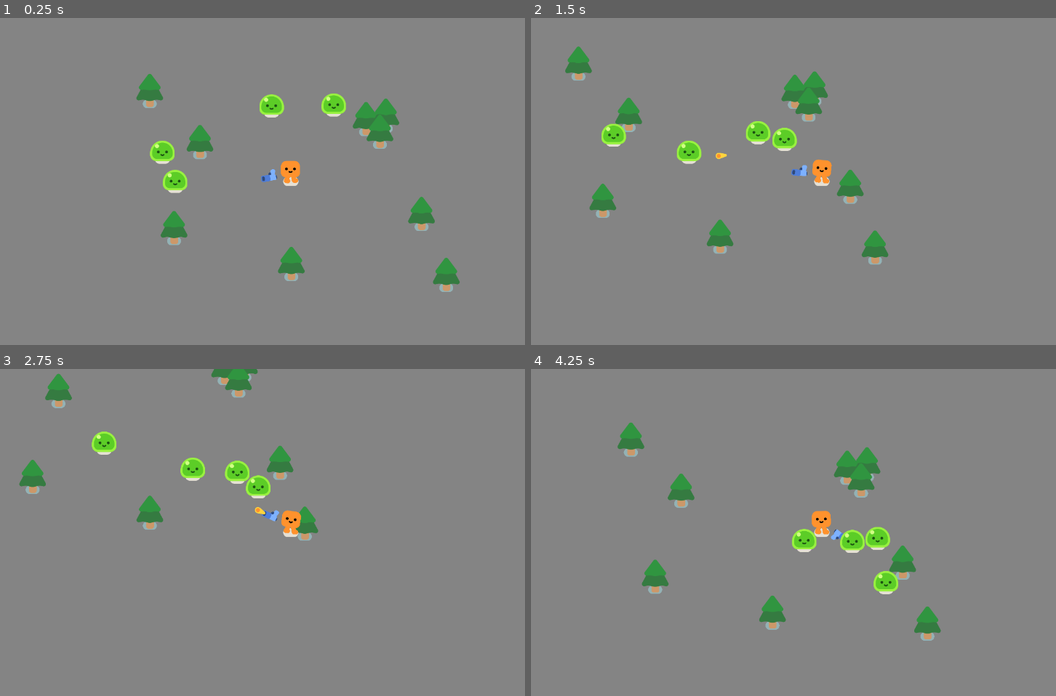
Above: before the commit, frames 1-4 (two rows, left to right).
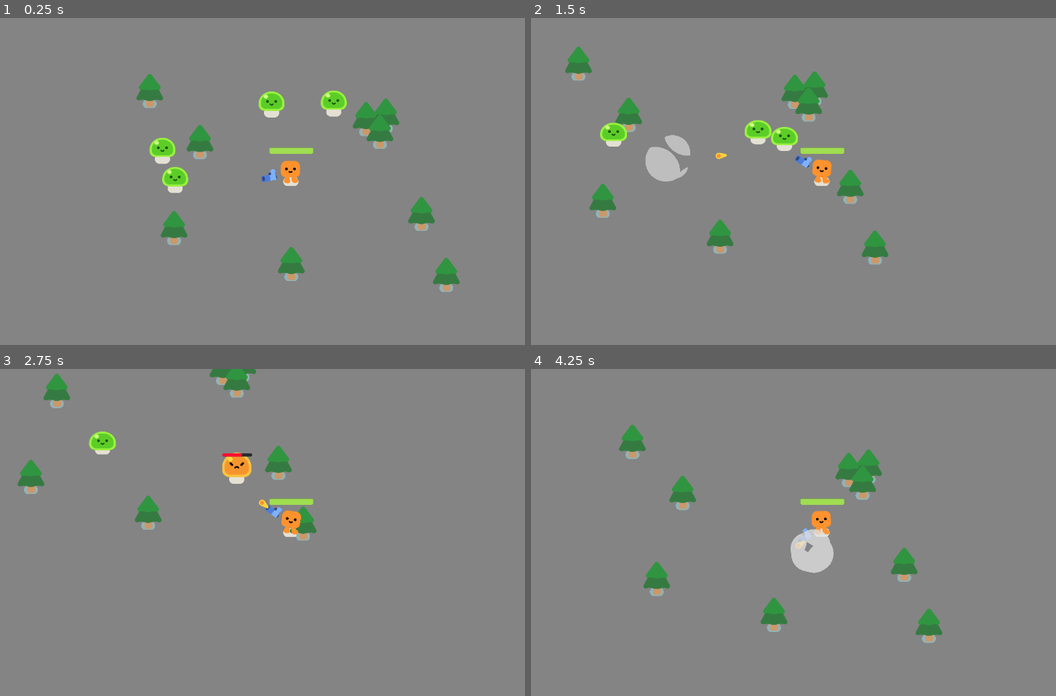
Above: after the commit, the same moments.

Repository: jardelguim/your-first-2d-game-GDQUEST
Game: Godot game, scene res://scenes/game.tscn
The game is run twice, just before and just after one commit, with the same random seed, the same clock (stepped at 60 frames per second) and the same inputs.
Inputs:
- Up to frame 1 (0.25 s): no input
- Up to frame 2 (1.5 s): hold D (move_right) 0.53-1.28 s; hold S (move_down) from 1.28 s (still down)
- Up to frame 3 (2.75 s): release S (move_down) at 2.03 s; hold D (move_right) from 2.03 s (still down)
- Up to frame 4 (4.25 s): release D (move_right) at 2.78 s; hold W (move_up) 2.78-3.53 s; hold A (move_left) from 3.53 s (still down)

The runs differ from the first frame. In frame 1, 1.0% of the frame differs, in the area x 28-67%, y 22-53%; in frame 2, 1.8%; in frame 3, 2.0%; in frame 4, 3.1%, in the area x 16-79%, y 16-84%.

Commit message:
more changes

Diff:
--- a/scenes/mob.tscn
+++ b/scenes/mob.tscn
@@ -6,6 +6,20 @@
 [sub_resource type="CircleShape2D" id="CircleShape2D_71rcx"]
 radius = 54.00926
 
+[sub_resource type="StyleBoxFlat" id="StyleBoxFlat_bsing"]
+bg_color = Color(0.15294118, 0.16862746, 0.1882353, 1)
+corner_radius_top_left = 8
+corner_radius_top_right = 8
+corner_radius_bottom_right = 8
+corner_radius_bottom_left = 8
+
+[sub_resource type="StyleBoxFlat" id="StyleBoxFlat_d4cuo"]
+bg_color = Color(1, 0.05490196, 0.1882353, 1)
+corner_radius_top_left = 8
+corner_radius_top_right = 8
+corner_radius_bottom_right = 8
+corner_radius_bottom_left = 8
+
 [node name="Mob" type="CharacterBody2D" unique_id=409689519]
 collision_layer = 2
 collision_mask = 3
@@ -13,7 +27,20 @@
 script = ExtResource("1_bsing")
 
 [node name="Slime" parent="." unique_id=2008890567 instance=ExtResource("2_d4cuo")]
+unique_name_in_owner = true
 
 [node name="CollisionShape2D" type="CollisionShape2D" parent="." unique_id=878548615]
 position = Vector2(0, -26)
 shape = SubResource("CircleShape2D_71rcx")
+
+[node name="ProgressBar" type="ProgressBar" parent="." unique_id=185094395]
+unique_name_in_owner = true
+offset_left = -64.0
+offset_top = -113.0
+offset_right = 68.0
+offset_bottom = -100.0
+theme_override_styles/background = SubResource("StyleBoxFlat_bsing")
+theme_override_styles/fill = SubResource("StyleBoxFlat_d4cuo")
+max_value = 3.0
+value = 3.0
+show_percentage = false
--- a/scenes/player.tscn
+++ b/scenes/player.tscn
@@ -5,7 +5,24 @@
 [ext_resource type="PackedScene" uid="uid://chi0wun4m5ssk" path="res://scenes/gun.tscn" id="3_qhqgy"]
 
 [sub_resource type="CircleShape2D" id="CircleShape2D_g2els"]
-radius = 42.0
+radius = 35.057095
+
+[sub_resource type="CircleShape2D" id="CircleShape2D_qhqgy"]
+radius = 41.04875
+
+[sub_resource type="StyleBoxFlat" id="StyleBoxFlat_qhqgy"]
+bg_color = Color(0.15294118, 0.16862746, 0.1882353, 1)
+corner_radius_top_left = 8
+corner_radius_top_right = 8
+corner_radius_bottom_right = 8
+corner_radius_bottom_left = 8
+
+[sub_resource type="StyleBoxFlat" id="StyleBoxFlat_dqkch"]
+bg_color = Color(0.62352943, 0.8666667, 0.31764707, 1)
+corner_radius_top_left = 8
+corner_radius_top_right = 8
+corner_radius_bottom_right = 8
+corner_radius_bottom_left = 8
 
 [node name="Player" type="CharacterBody2D" unique_id=1809900160]
 platform_floor_layers = 4294967040
@@ -22,3 +39,23 @@
 
 [node name="Gun" parent="." unique_id=609271039 instance=ExtResource("3_qhqgy")]
 position = Vector2(0, -39)
+
+[node name="HurtBox" type="Area2D" parent="." unique_id=1970709466]
+unique_name_in_owner = true
+collision_layer = 0
+collision_mask = 2
+
+[node name="CollisionShape2D" type="CollisionShape2D" parent="HurtBox" unique_id=1590390521]
+shape = SubResource("CircleShape2D_qhqgy")
+debug_color = Color(0.71763974, 0.44776165, 0.48515958, 0.41960785)
+
+[node name="ProgressBar" type="ProgressBar" parent="." unique_id=584584929]
+unique_name_in_owner = true
+offset_left = -95.0
+offset_top = -149.0
+offset_right = 99.0
+offset_bottom = -122.0
+theme_override_styles/background = SubResource("StyleBoxFlat_qhqgy")
+theme_override_styles/fill = SubResource("StyleBoxFlat_dqkch")
+value = 100.0
+show_percentage = false
--- a/src/bullet.gd
+++ b/src/bullet.gd
@@ -14,7 +14,9 @@
 		queue_free()
 
 func _on_body_entered(body): # Triggers on collision with another(any) body
+	print("Bullet hit!")
+	print(body.name)
 	queue_free()
 	# Checks if colidded body has "take_damage" function
 	if body.has_method("take_damage"):
-		body.take_damage
+		body.call("take_damage")
--- a/src/mob.gd
+++ b/src/mob.gd
@@ -1,9 +1,31 @@
 extends CharacterBody2D
+
+var health = 3
 
 # Gets the player node at the start of the game
 @onready var player = get_node("/root/Game/Player")
+
+func _ready() -> void:
+	%Slime.play_walk()
+	%ProgressBar.hide()
 
 func _physics_process(delta: float) -> void:
 	var direction = global_position.direction_to(player.global_position)
 	velocity = direction * 300
 	move_and_slide()
+
+
+func take_damage():
+	print("Damage taken!")
+	health -= 1
+	%ProgressBar.show()
+	%ProgressBar.value = health
+	%Slime.play_hurt()
+
+	if health == 0:
+		queue_free()
+
+		const SMOKE_EXPLOSION = preload("uid://dhmhmrth6rdce")
+		var smoke = SMOKE_EXPLOSION.instantiate()
+		get_parent().add_child(smoke)
+		smoke.global_position = global_position
--- a/src/player.gd
+++ b/src/player.gd
@@ -1,11 +1,26 @@
 extends CharacterBody2D
 
+signal health_depleted
+
+var health : float = 100.0
+
 func _physics_process(delta: float) -> void:
+	# Player movement
 	var direction = Input.get_vector("move_left","move_right", "move_up", "move_down")
 	velocity = direction * 600
 	move_and_slide()
 
+	# Animation player
 	if velocity.length() > 0.0:
 		%HappyBoo.play_walk_animation()
 	else:
 		%HappyBoo.play_idle_animation()
+
+	# Player damage conditions
+	const DAMAGE_RATE : float = 5.0
+	var overlapping_bodies : Array = %HurtBox.get_overlapping_bodies()
+	if overlapping_bodies.size() > 0:
+		health -= DAMAGE_RATE * overlapping_bodies.size() * delta
+		%ProgressBar.value = health
+		if health <= 0.0:
+			health_depleted.emit()
